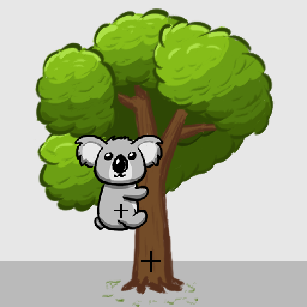
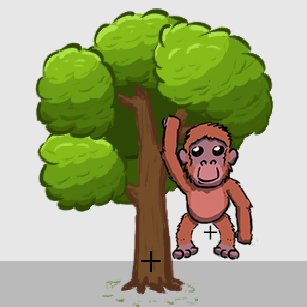
Comparing the layer stacks of the two 307 × 307 images. Changes:
hid "Layer 4" over bbox(74, 133, 164, 231)
added layer "orangutan" above "origin" over bbox(159, 114, 258, 260)
